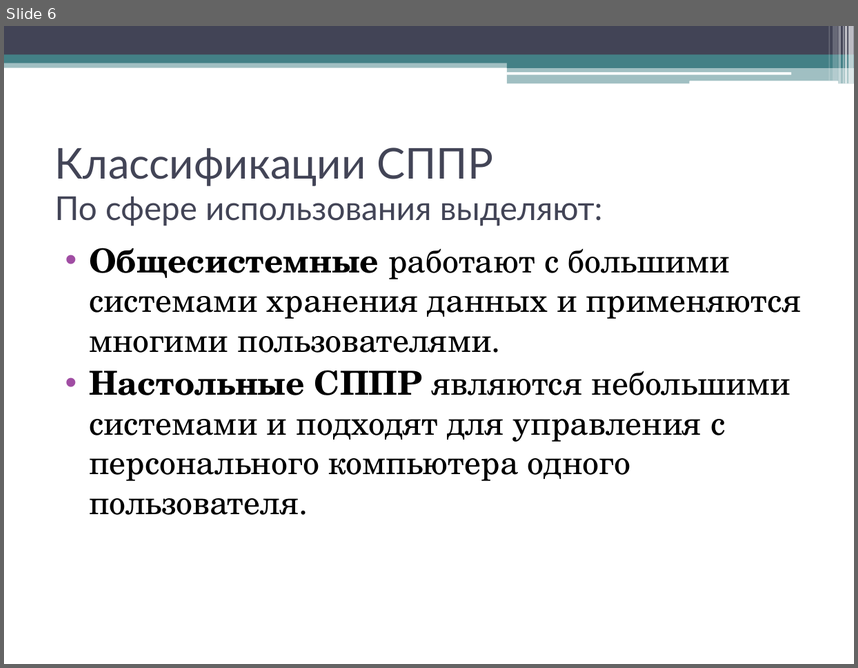
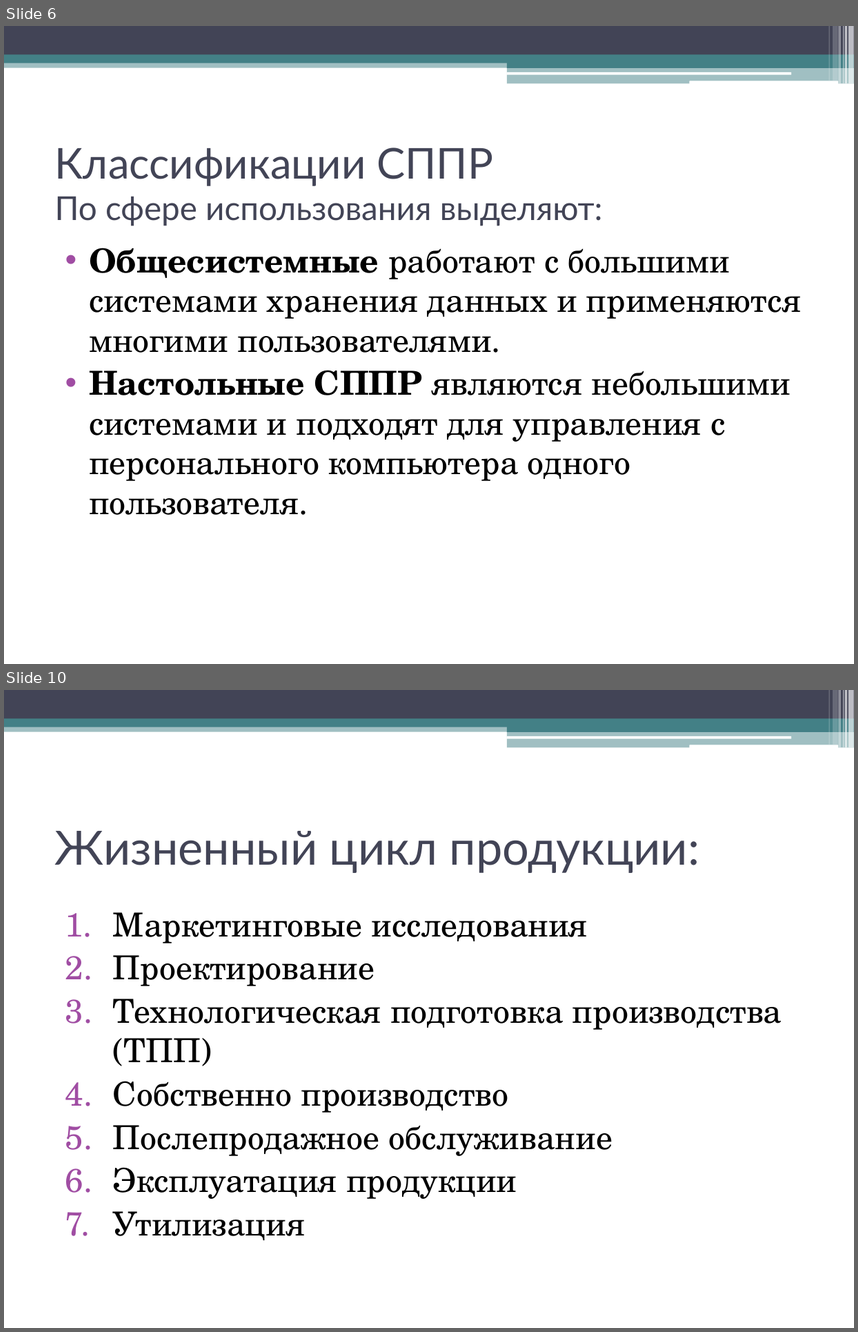
Before and after one commit to andreytemn/university, a slide deck: 5kurs/graf/Tem521PPRpresent.pptx. Shown one above the other, each under a label of ours: slide 6 before the commit, slides 6 and 10 after it; the slides between them are not shown. The pictures are 858x668 and 858x1332 pixels, drawn with LibreOffice and Linux fonts; fonts in the diff are those of the drawing. Boxes give left, top, right and bottom in pixels: in the first picture for what was removed or moved away, otherwise in the second. Text is boxed around its words. In the diff, an @@ line names an element or a change of style, - is before the commit and + after.

```diff
--- a/5kurs/graf/Tem521PPRpresent.pptx
+++ b/5kurs/graf/Tem521PPRpresent.pptx
@@ slide 10 added at (x1=4, y1=690, x2=854, y2=1328), background #FFFFFF; not listed: 13 template elements that a slide beside it also shows @@
@@ title added at (x1=55, y1=831, x2=700, y2=873), 40 pt, text #424456 @@
+Жизненный цикл продукции:
@@ text added at (x1=113, y1=912, x2=782, y2=1240), 28 pt, text #000000 @@
+1. Маркетинговые исследования
+2. Проектирование
+3. Технологическая подготовка производства (ТПП)
+4. Собственно производство
+5. Послепродажное обслуживание
+6. Эксплуатация продукции
+7. Утилизация
```
Also in this commit, not shown: 13 other slides added, 1 slide removed, 3 other files.
